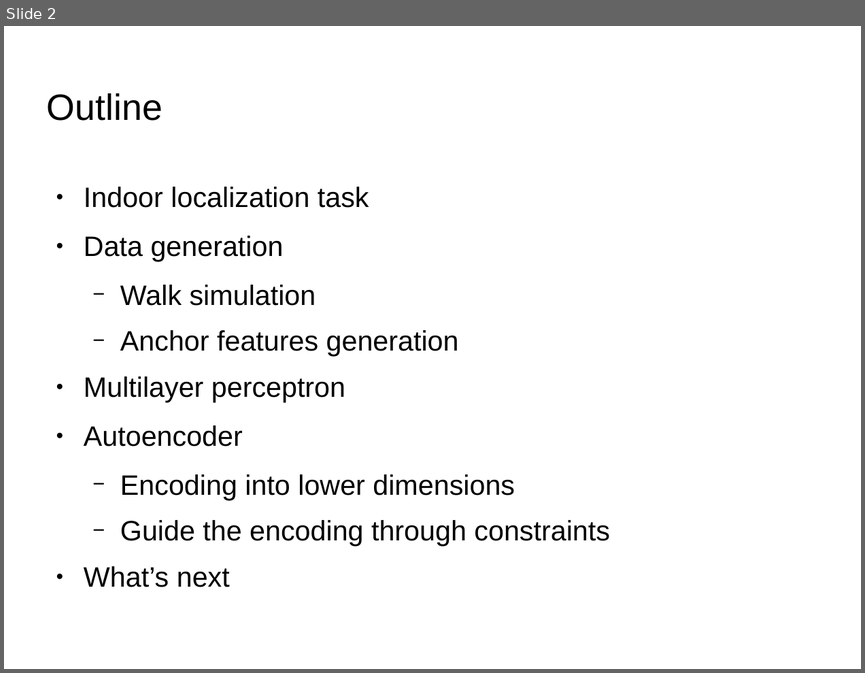
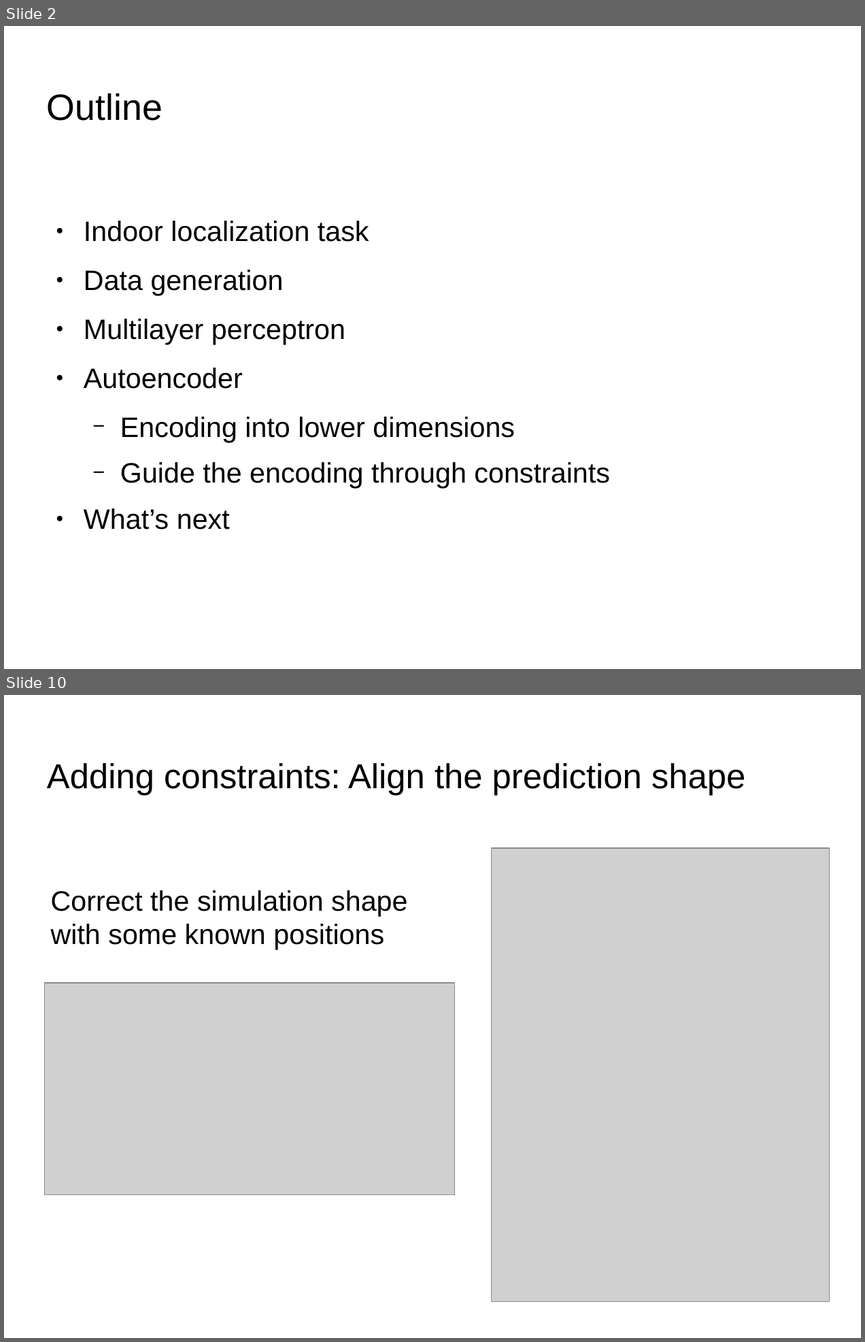
Before and after one commit to Painguin/Learning-based-multi-modal-indoor-localization, a slide deck: midterm_presentation.odp. Shown one above the other, each under a label of ours: slide 2 before the commit, slides 2 and 10 after it; the slides between them are not shown. The pictures are 865x673 and 865x1342 pixels, drawn with LibreOffice and Linux fonts; fonts in the diff are those of the drawing; grey boxes stand for pictures; background and template pictures are left out. Boxes give left, top, right and bottom in pixels: in the first picture for what was removed or moved away, otherwise in the second. Text is boxed around its words. In the diff, an @@ line names an element or a change of style, - is before the commit and + after.

```diff
--- a/midterm_presentation.odp
+++ b/midterm_presentation.odp
@@ slide 10 added at box(4, 695, 861, 1338), background picture (left out) @@
@@ title added at box(47, 763, 745, 795), 32 pt, text #000000 @@
+Adding constraints: Align the prediction shape
@@ picture added at box(492, 848, 830, 1302) @@
@@ text added at box(51, 890, 407, 949), 26 pt, text #000000 @@
+Correct the simulation shape with some known positions
@@ picture added at box(44, 983, 455, 1195) @@
@@ slide 2 changed as well @@
@@ text "Indoor localization task": place and size @@
-text "Indoor localization task" at box(84, 186, 610, 587)
+text "Indoor localization task" at box(84, 220, 610, 529)
@@ text at box(120, 284, 459, 356): paragraphs removed @@
-  − Walk simulation
-  − Anchor features generation
```
Also in this commit, not shown: 4 other slides changed, 6 other slides added, 8 slides removed, 28 other files.
